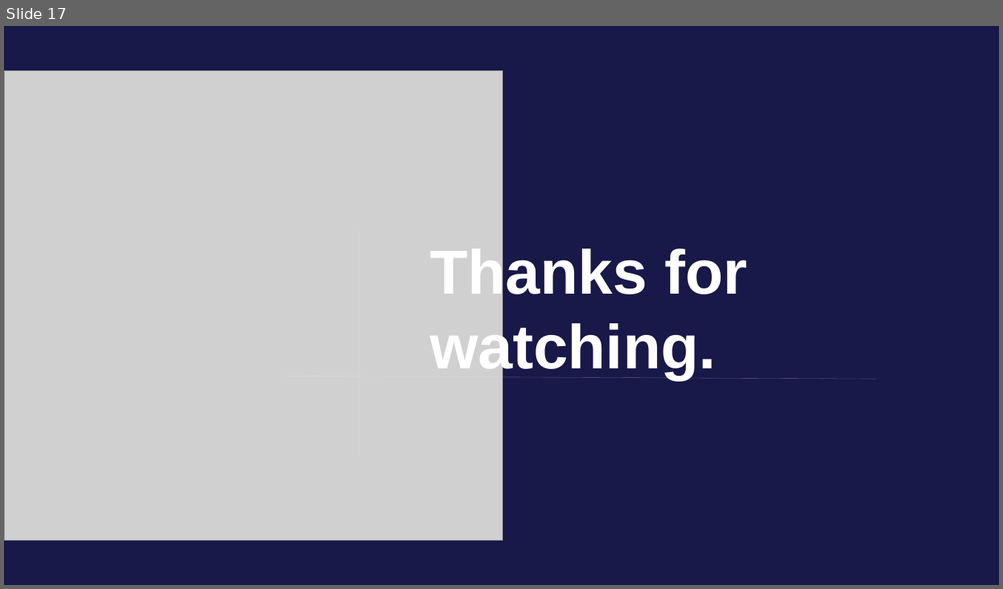
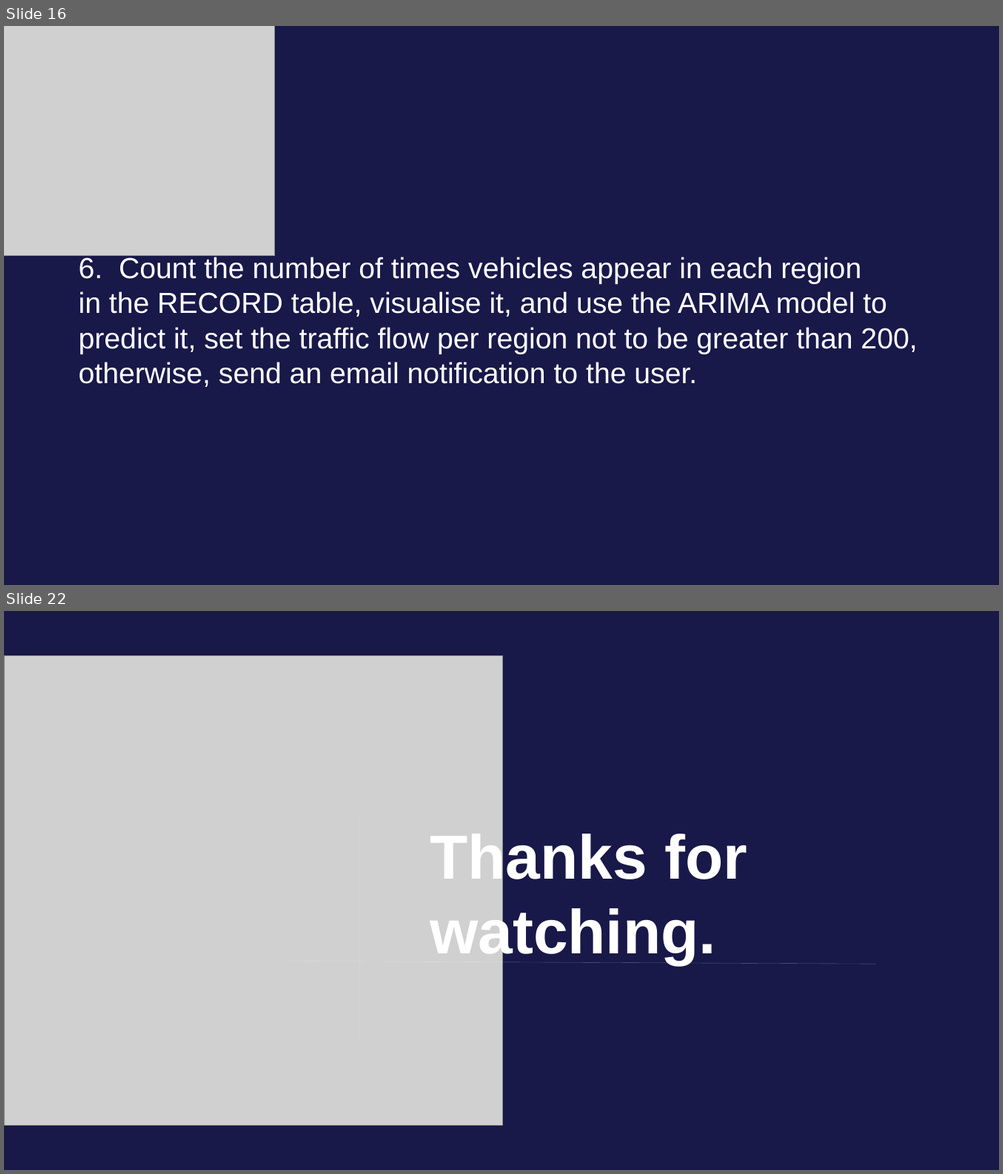
Before and after one commit to LZPMPC005L/Vehicle-management, a slide deck: Vehicle management.pptx. Shown one above the other, each under a label of ours: slide 17 before the commit, slides 16 and 22 after it; the slides between them are not shown. The pictures are 1003x589 and 1003x1174 pixels, drawn with LibreOffice and Linux fonts; fonts in the diff are those of the drawing; grey boxes stand for pictures. Boxes give left, top, right and bottom in pixels: in the first picture for what was removed or moved away, otherwise in the second. Text is boxed around its words. In the diff, an @@ line names an element or a change of style, - is before the commit and + after.

```diff
--- a/Vehicle management.pptx
+++ b/Vehicle management.pptx
@@ slide 16 added at (4, 26, 999, 585), background #181849 @@
@@ picture added at (4, 26, 275, 256) @@
@@ text added at (79, 255, 916, 387), 28 pt, text #FFFFFF @@
+6. Count the number of times vehicles appear in each region
+in the RECORD table, visualise it, and use the ARIMA model to
+predict it, set the traffic flow per region not to be greater than 200,
+otherwise, send an email notification to the user.
@@ what was slide 17 is now slide 22 @@
```
Also in this commit, not shown: 5 slides changed, 14 other slides added, 10 slides removed, 12 other files.
